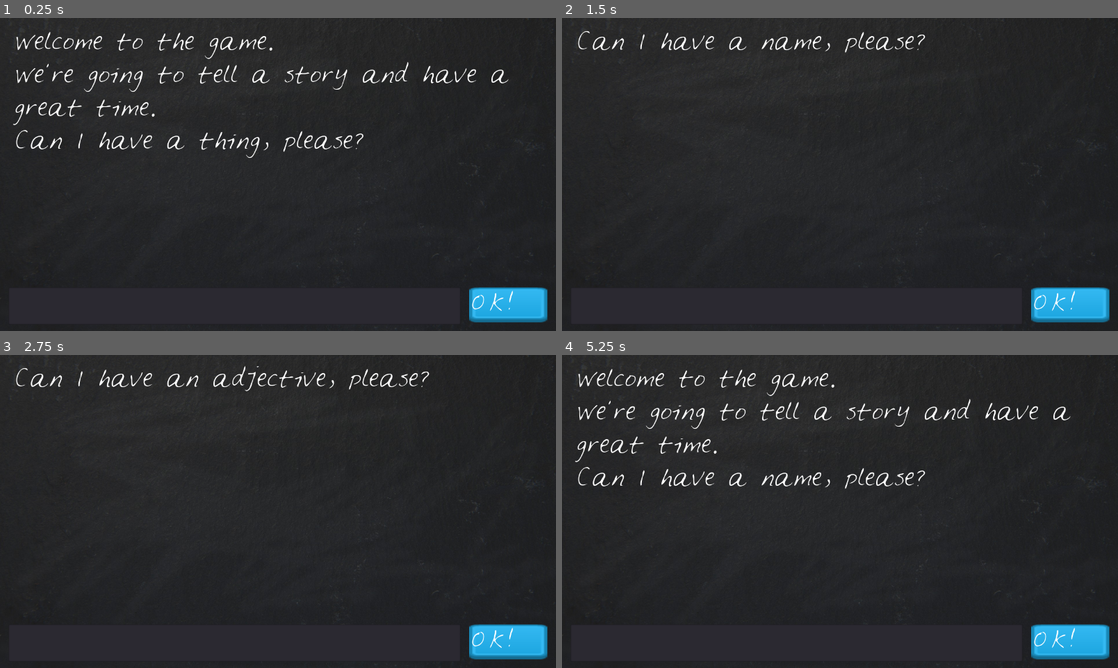
Above: before the commit, frames 1-4 (two rows, left to right).
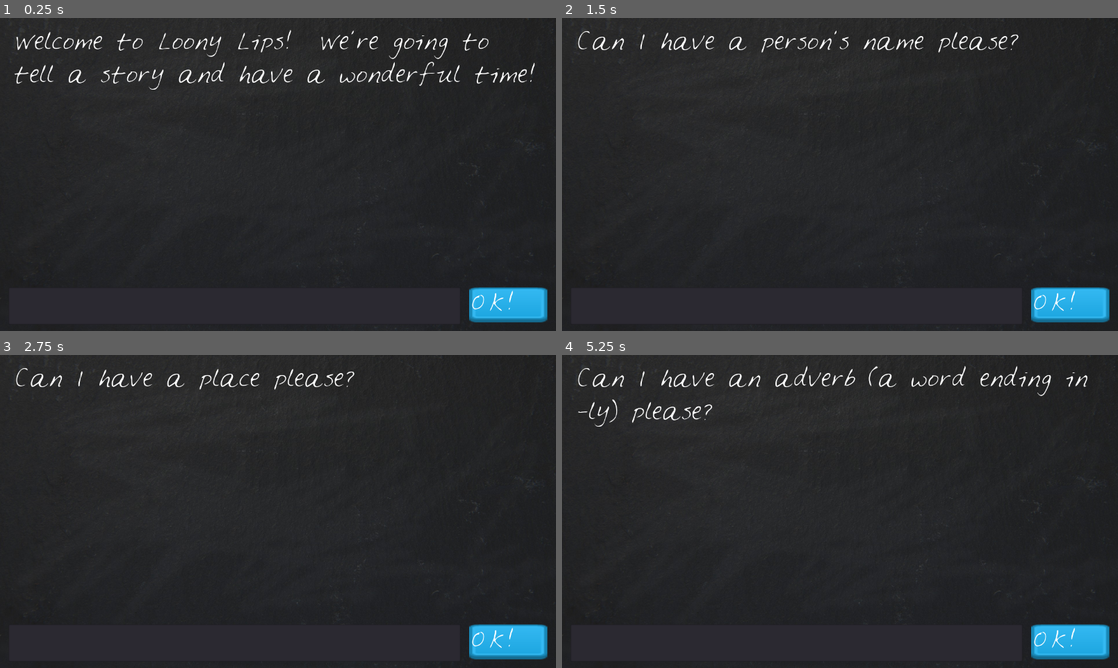
Above: after the commit, the same moments.

Repository: mc-carthy/gdLoonyLips
Game: Godot game, scene res://LoonyLips.tscn
Same seed, same stepped clock (60 frames per second), same inputs: the game is played once before the commit and once after it.
Inputs (mouse positions are in pixels of both pictures, inside the frame that each line leads up to):
- Up to frame 1 (0.25 s): no input
- Up to frame 2 (1.5 s): click (795, 305) at 0.52 s; type "Alex" at 0.6 s; click "OK!" at 1.25 s
- Up to frame 3 (2.75 s): click "OK!" at 2 s
- Up to frame 4 (5.25 s): click "OK!" at 2.75 s; tap Enter at 3.5 s; click "Retry" (after the commit: "OK!") at 4.25 s; tap Space at 5 s

The runs differ from the first frame. In frame 1, 3.3% of the frame differs, in the area x 2-97%, y 3-45%; in frame 2, 0.7%; in frame 3, 0.8%; in frame 4, 3.4%, in the area x 2-95%, y 3-43%.

Commit message:
Read prompt/story text from external json file

Diff:
--- a/LoonyLips.gd
+++ b/LoonyLips.gd
@@ -1,25 +1,14 @@
 extends Node2D
 
 var playerWords = []
-var template = [
-		{
-		"prompt":['a name', 'a thing', 'a feeling', 'another feeling', 'some things'],
-		"story":"Once upon a time a %s ate a %s and felt very %s. It was a %s day for all good %s."
-		},
-		{
-		"prompt":['a thing', 'a name', 'an adjective', 'a thing'],
-		"story":"There once was a %s called %s that lived as %s as a %s."
-		}
-	]
 
+var import_text
 var current_story
 
 func _ready():
-	randomize()
-	var ran_num = randi() % template.size()
-	print(ran_num)
-	current_story = template[ran_num]
-	$Blackboard/StoryText.text = "Welcome to the game. \nWe're going to tell a story and have a great time.\nCan I have " + current_story.prompt[playerWords.size()] + ", please?"
+	import_text = get_from_json("other_strings.json")
+	set_random_story()
+	$Blackboard/StoryText.text = import_text.intro_text
 	$Blackboard/TextBox.text = ""
 
 func _on_TextBox_text_entered(new_text):
@@ -39,7 +28,7 @@
 	if is_story_done():
 		tell_story()
 	else:
-		$Blackboard/StoryText.text = ("Can I have " + current_story.prompt[playerWords.size()] + ", please?")
+		$Blackboard/StoryText.text = import_text.prompt % current_story.prompt[playerWords.size()]
 
 func tell_story():
 	$Blackboard/StoryText.text = current_story.story % playerWords
@@ -47,7 +36,21 @@
 
 func end_game():
 	$Blackboard/TextBox.queue_free()
-	$Blackboard/SubmitTextButton/ButtonLabel.text = "Retry"
+	$Blackboard/SubmitTextButton/ButtonLabel.text = import_text.retry
 
 func is_story_done():
 	return playerWords.size() == current_story.prompt.size()
+
+func set_random_story():
+	var stories = get_from_json("stories.json")
+	randomize()
+	current_story = stories[randi() % stories.size()]
+
+func get_from_json(filename):
+	var file = File.new()
+	# TODO: Add error validation for missing file
+	file.open(filename, File.READ)
+	var text = file.get_as_text()
+	var data = parse_json(text)
+	file.close()
+	return data
--- /dev/null
+++ b/other_strings.json
@@ -0,0 +1,5 @@
+{
+    "intro_text": "Welcome to Loony Lips!  We're going to tell a story and have a wonderful time!",
+    "prompt": "Can I have %s please?",
+    "retry": "Retry"
+}
--- /dev/null
+++ b/stories.json
@@ -0,0 +1,67 @@
+[
+    {
+        "prompt": [
+            "a name",
+            "a thing",
+            "a feeling",
+            "another feeling",
+            "some things"
+        ],
+        "story": "Once upon a time a %s ate a %s and felt very %s. It was a %s day for all good %s."
+    },
+    {
+        "prompt": [
+            "a thing",
+            "a name",
+            "a description word (an adjective)",
+            "a thing"
+        ],
+        "story": "There once was %s called %s that lived as %s as a %s."
+    },
+    {
+        "prompt": [
+            "a noun (a thing)",
+            "an adjective (a description word)",
+            "a person's name",
+            "a place",
+            "a verb",
+            "a second person's name",
+            "another person's name"
+        ],
+        "story": "A poem.\n\nI wish I was a %s, %s as can be, \n Then you could call me %s,\n And I would finally be free.\n\n Then I would visit %s \nAnd %s all day long,\nAnd I would call you %s,\nAnd teach %s my song"
+    },
+    {
+        "prompt": [
+            "a person's name",
+            "the name of a place",
+            "the plural of a noun (there's going to be more than one of these)",
+            "an adverb (a word ending in -ly)",
+            "a noun"
+        ],
+        "story": "Dear %s,\n\nI hope this letter finds you well.  I have spent the past three weeks in %s researching the history of %s for my new book.  I miss you %s, and whenever I see a %s I think of you."
+    },
+    {
+        "prompt": [
+            "an adjective",
+            "a person's name",
+            "a place",
+            "an adjective",
+            "a noun",
+            "another place",
+            "an adverb (a word ending in -ly)"
+        ],
+        "story": "Once upon a time, a %s hero called %s was sent to %s, to defeat a %s %s.  He did so, returned home to %s and lived %s ever after"
+    },
+    {
+        "prompt": [
+            "a noun",
+            "an adjective (a description word)",
+            "another noun",
+            " yet another noun",
+            "an adjective",
+            "one more noun",
+            "a verb"
+        ],
+        "story": "The ultimate pizza recipe.\n\n Mix one packet of %s with three spoonfuls of flour.  Knead the dough for 3 minutes until %s.  Roll the dough flat on a %s and sprinkle one pinch of %s and three cups of %s %s.  Bake for 17 minutes at a high heat, then remove from the oven and %s!"
+    }
+]
